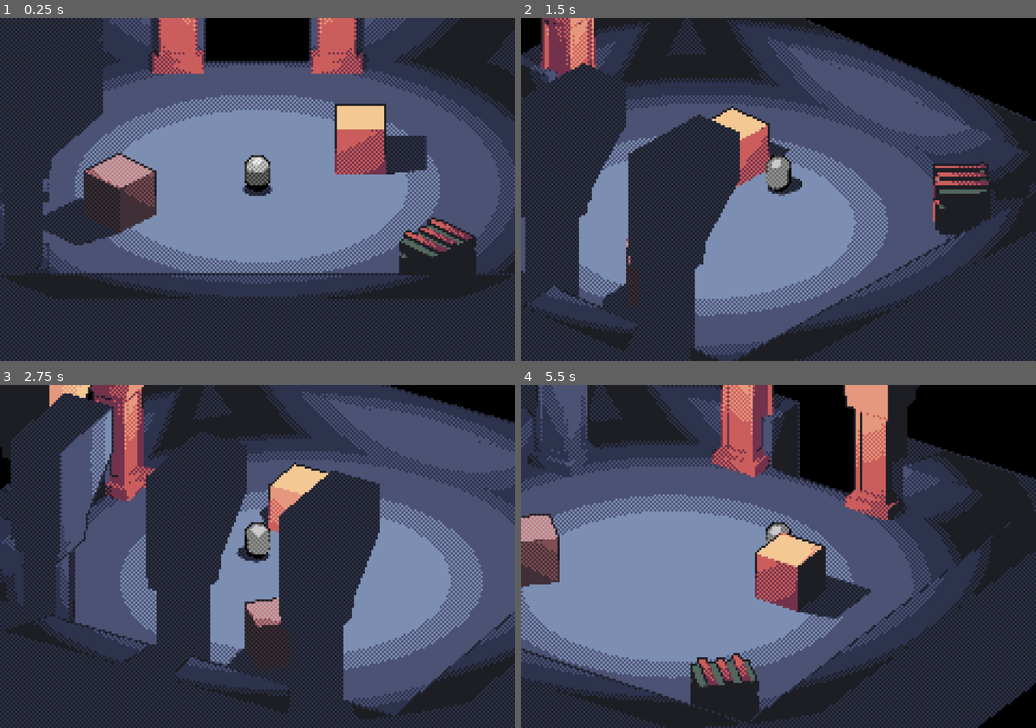
Above: before the commit, frames 1-4 (two rows, left to right).
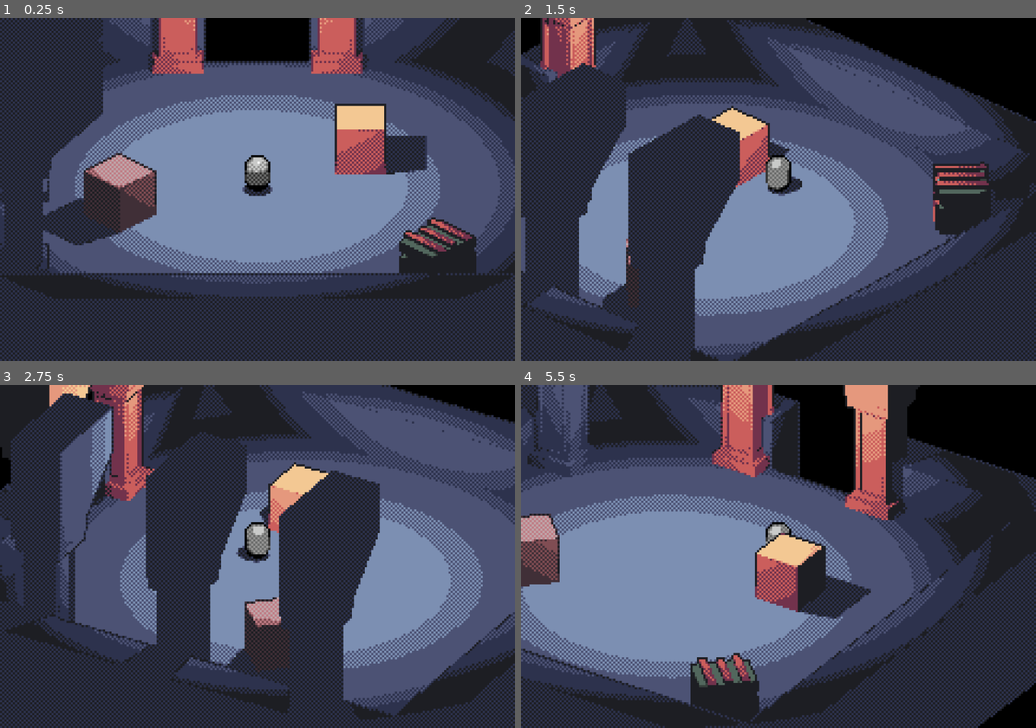
Above: after the commit, the same moments.

Repository: voxelith/pirate-game-jam-16
Game: Godot game, scene res://scenes/main.tscn
Same seed, same stepped clock (60 frames per second), same inputs: the game is played once before the commit and once after it.
Inputs (mouse positions are in pixels of both pictures, inside the frame that each line leads up to):
- Up to frame 1 (0.25 s): no input
- Up to frame 2 (1.5 s): tap Enter at 0.5 s; move the mouse to (804, 189) at 0.52 s; hold W (move_up) from 0.53 s (still down); tap Space (jump) at 0.77 s; move the mouse to (752, 189) at 1.27 s
- Up to frame 3 (2.75 s): keep holding W (move_up); tap Space (jump) at 1.52 s; move the mouse to (267, 549) at 2.02 s
- Up to frame 4 (5.5 s): keep holding W (move_up); move the mouse to (773, 563) at 2.77 s; tap Space (jump) at 3.02, 3.77, 4.52 s; move the mouse to (814, 559) at 3.52 s; move the mouse to (737, 553) at 4.27 s; move the mouse to (783, 556) at 5.02 s

The runs differ from the first frame. In frame 1, 0.5% of the frame differs, in the area x 5-93%, y 0-82%; in frame 2, 0.4%; in frame 3, 0.4%; in frame 4, 0.6%, in the area x 0-94%, y 0-97%.

Commit message:
Fixed depth texture issues

Diff:
--- a/shaders/pixelart_stylizer_object.gdshader
+++ b/shaders/pixelart_stylizer_object.gdshader
@@ -46,7 +46,7 @@
 
 float getDepth(vec2 screen_uv, sampler2D depth_texture, mat4 ipm){
     float depth = textureLod(depth_texture, screen_uv, 0.0).r;
-    vec4 upos = ipm * vec4(screen_uv * 2.0 - 1.0, depth, 1.0);
+    vec4 upos = ipm * vec4(vec3(screen_uv, depth) * 2.0 - 1.0, 1.0);
     vec3 pixel_position = upos.xyz / upos.w;
 	return -pixel_position.z;
 }
@@ -122,12 +122,13 @@
 	vec3 original_color = texture(SCREEN_TEXTURE, SCREEN_UV).rgb;
 	vec3 final = original_color;
 	float edge = 0.0;
-	float d = getDepth(SCREEN_UV, DEPTH_TEXTURE, INV_PROJECTION_MATRIX);
+	mat4 ipm = inverse(PROJECTION_MATRIX);
+	float d = getDepth(SCREEN_UV, DEPTH_TEXTURE, ipm);
 	{
-		float du = getDepth(SCREEN_UV+vec2(0., -1.)*e, DEPTH_TEXTURE, INV_PROJECTION_MATRIX);
-		float dr = getDepth(SCREEN_UV+vec2(1., 0.)*e, DEPTH_TEXTURE, INV_PROJECTION_MATRIX);
-		float dd = getDepth(SCREEN_UV+vec2(0., 1.)*e, DEPTH_TEXTURE, INV_PROJECTION_MATRIX);
-		float dl = getDepth(SCREEN_UV+vec2(-1., 0.)*e, DEPTH_TEXTURE, INV_PROJECTION_MATRIX);
+		float du = getDepth(SCREEN_UV+vec2(0., -1.)*e, DEPTH_TEXTURE, ipm);
+		float dr = getDepth(SCREEN_UV+vec2(1., 0.)*e, DEPTH_TEXTURE, ipm);
+		float dd = getDepth(SCREEN_UV+vec2(0., 1.)*e, DEPTH_TEXTURE, ipm);
+		float dl = getDepth(SCREEN_UV+vec2(-1., 0.)*e, DEPTH_TEXTURE, ipm);
 		edge += du - d;
 		edge += dd - d;
 		edge += dr - d;
